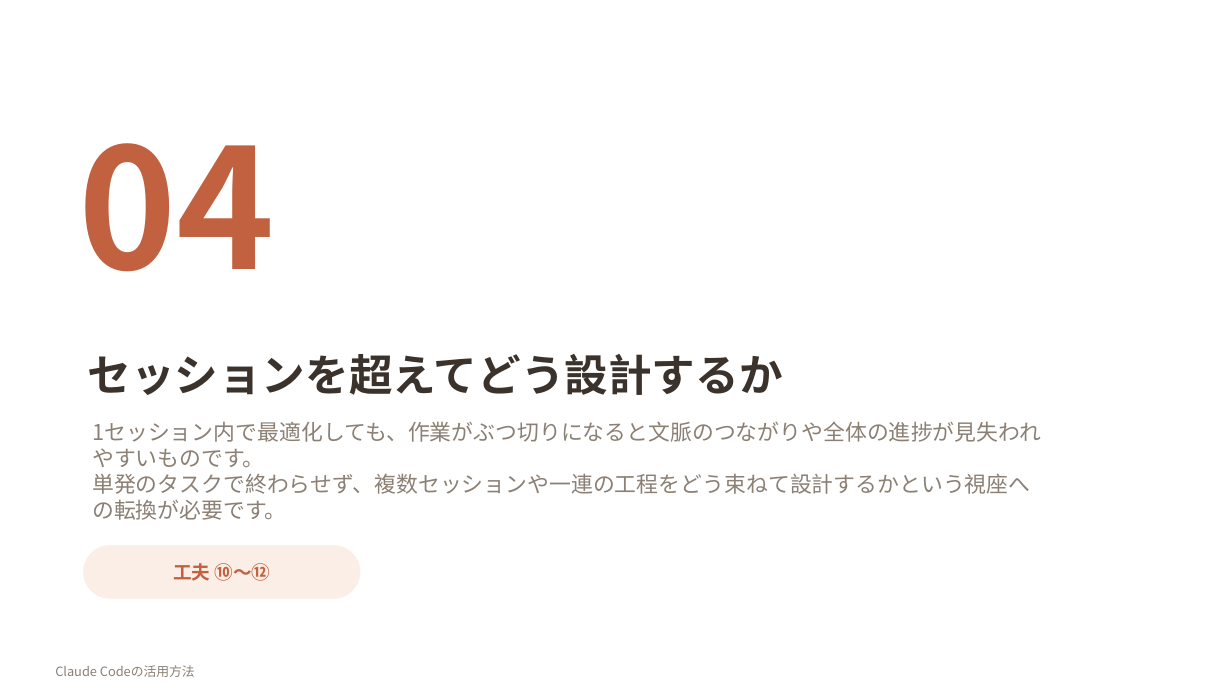
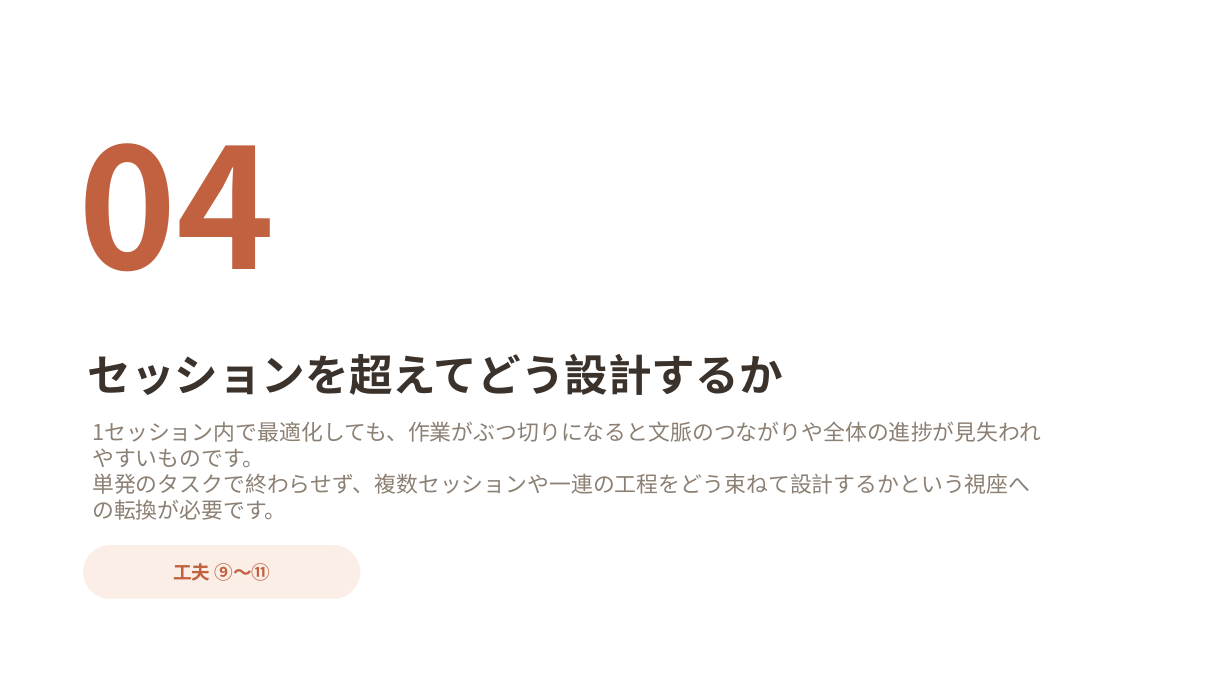
Before and after one commit to masa12y/docs, a slide deck: slide 18 of 勉強会/Claude_Codeの活用方法.pptx (slide 20 before the commit). Drawn at 1232x693 pixels with LibreOffice and Linux fonts; fonts in the diff are those of the drawing. Boxes give left, top, right and bottom in pixels: in the first picture for what was removed or moved away, otherwise in the second. Text is boxed around its words. In the diff, an @@ line names an element or a change of style, - is before the commit and + after.

```diff
--- a/勉強会/Claude_Codeの活用方法.pptx
+++ b/勉強会/Claude_Codeの活用方法.pptx
@@ text at [173,563,271,581]: text changed @@
-工夫 ⑩〜⑫
+工夫 ⑨〜⑪
@@ text removed at [55,665,195,677] @@
-Claude Codeの活用方法
```
Also in this commit, not shown: 18 other slides changed, 1 slide added, 3 slides removed, 2 other files.
